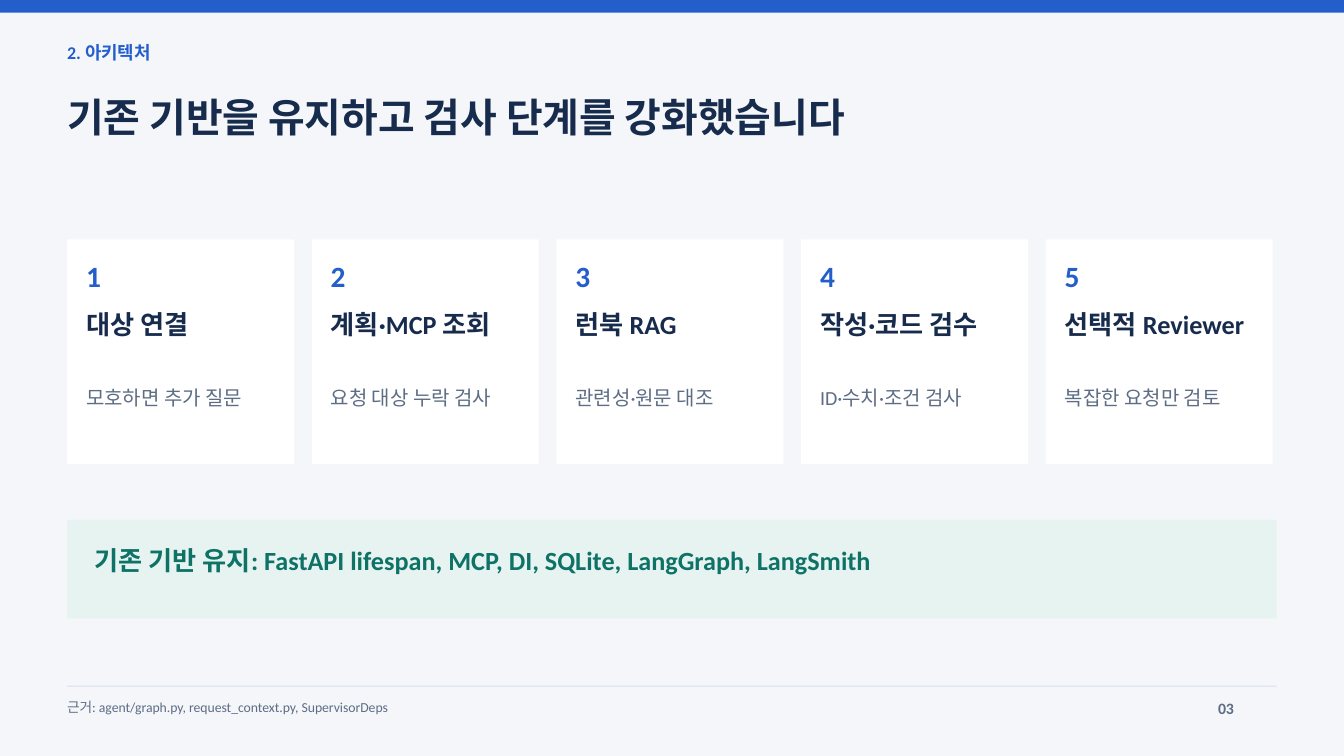
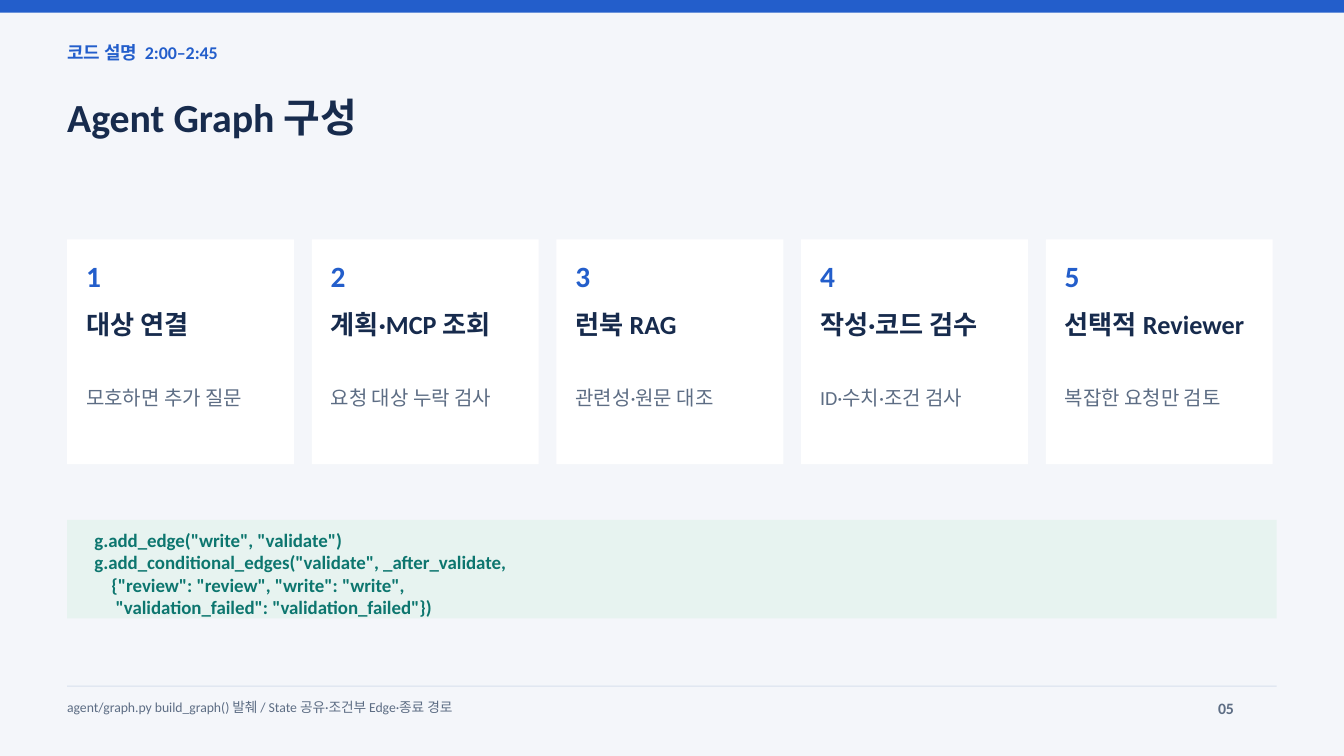
Before and after one commit to jeonginlee09-cpu/skala-ai-mini_project, a slide deck: slide 5 of output/AI_Agent_개선_최종발표.pptx (slide 3 before the commit). Drawn at 1344x756 pixels with LibreOffice and Linux fonts; fonts in the diff are those of the drawing. Boxes give left, top, right and bottom in pixels: in the first picture for what was removed or moved away, otherwise in the second. Text is boxed around its words. In the diff, an @@ line names an element or a change of style, - is before the commit and + after.

```diff
--- a/output/AI_Agent_개선_최종발표.pptx
+++ b/output/AI_Agent_개선_최종발표.pptx
@@ text at (67,44,218,61): text changed @@
-2. 아키텍처
+코드 설명 2:00–2:45
@@ text at (67,98,357,139): text changed @@
-기존 기반을 유지하고 검사 단계를 강화했습니다
+Agent Graph 구성
@@ text at (94,533,506,617): text changed; size 18.8 to 13.5 pt; text colour #0E7267 to #0D766F @@
-기존 기반 유지: FastAPI lifespan, MCP, DI, SQLite, LangGraph, LangSmith
+g.add_edge("write", "validate")
+g.add_conditional_edges("validate", _after_validate,
+{"review": "review", "write": "write",
+"validation_failed": "validation_failed"})
@@ text at (67,700,452,715): text changed @@
-근거: agent/graph.py, request_context.py, SupervisorDeps
+agent/graph.py build_graph() 발췌 / State 공유·조건부 Edge·종료 경로
@@ text at (1218,703,1234,714): text changed @@
-03
+05
```
Also in this commit, not shown: 5 other slides changed, 3 slides added, 3 slides removed, 41 other files.
